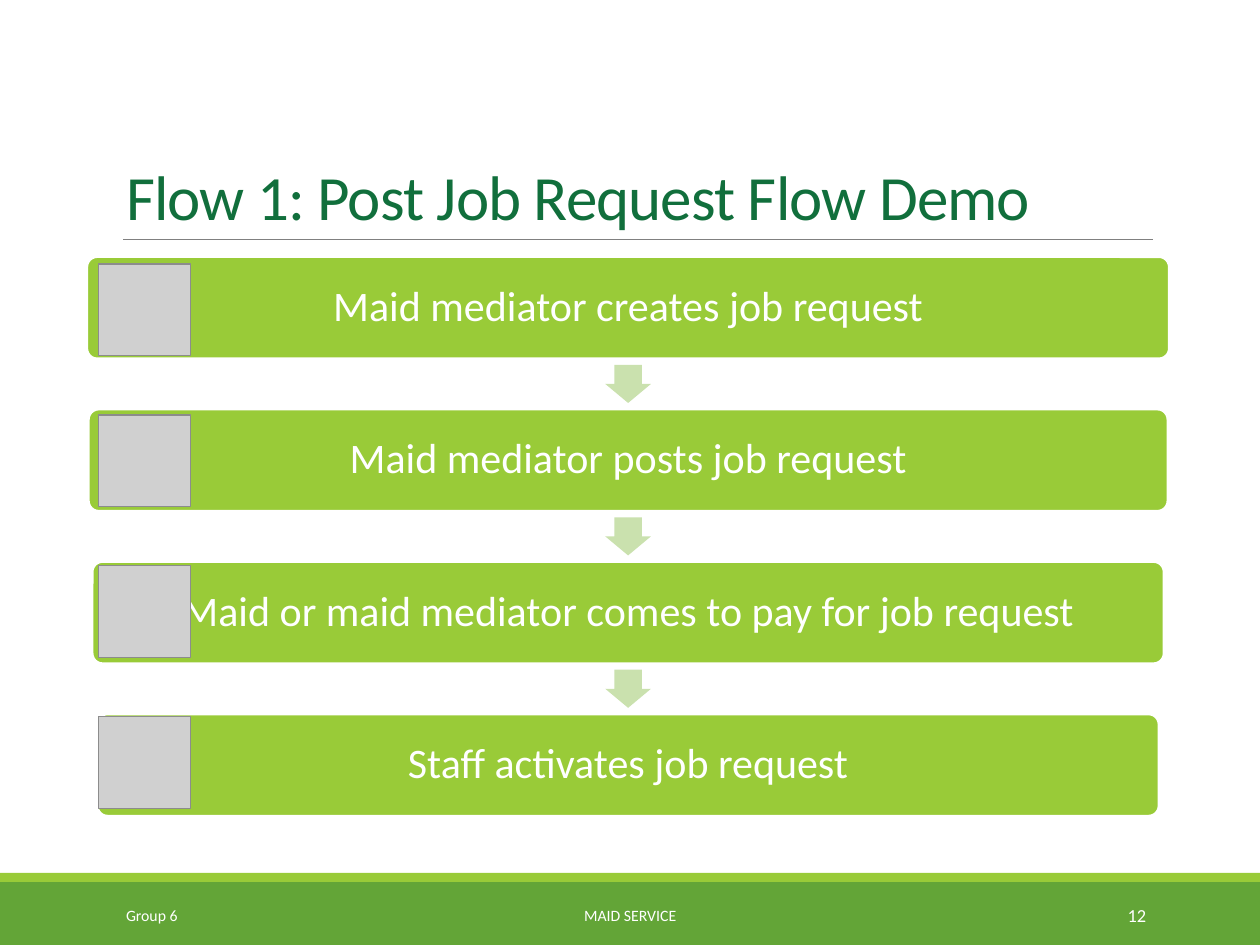
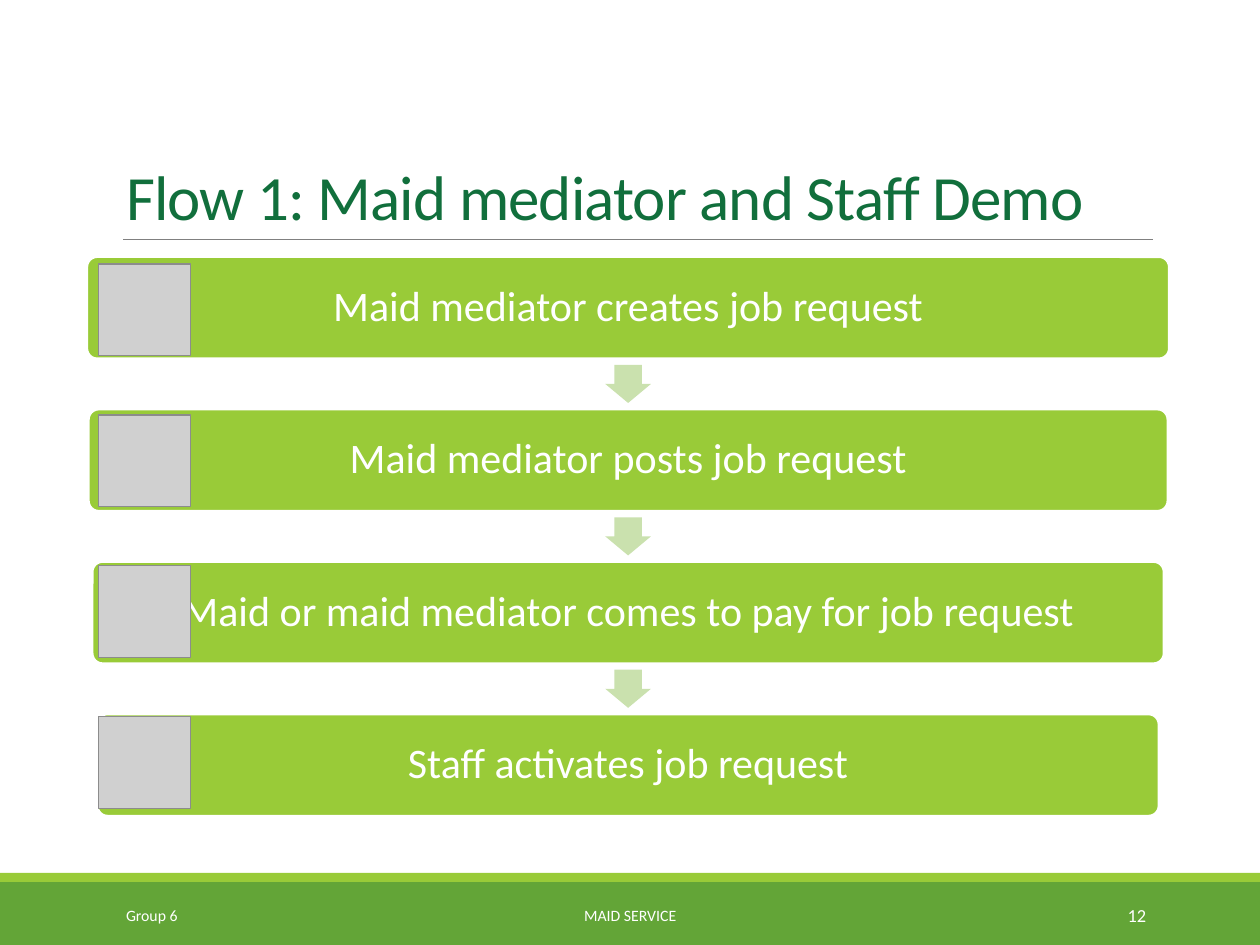
Before and after one commit to TuanBT/ms-website, a slide deck: slide 12 of Presentation/MS_Slide.pptx. Drawn at 1260x945 pixels with LibreOffice and Linux fonts; fonts in the diff are those of the drawing; grey boxes stand for pictures. Boxes give left, top, right and bottom in pixels: in the first picture for what was removed or moved away, otherwise in the second. Text is boxed around its words. In the diff, an @@ line names an element or a change of style, - is before the commit and + after.

```diff
--- a/Presentation/MS_Slide.pptx
+++ b/Presentation/MS_Slide.pptx
@@ title at <box>126,176,1084,221</box>: text changed @@
-Flow 1: Post Job Request Flow Demo
+Flow 1: Maid mediator and Staff Demo
```
Also in this commit, not shown: 8 other slides changed, 5 slides added, 1 slide removed.
